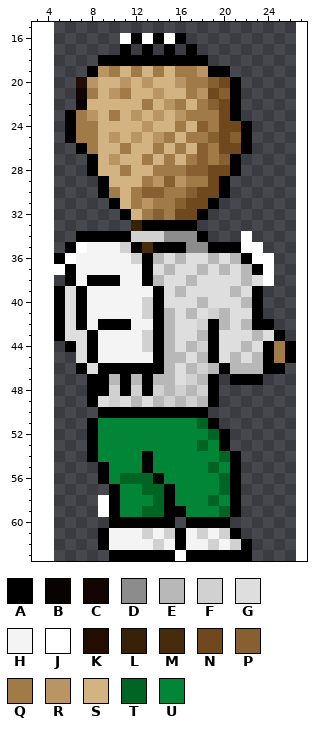
Pixel-art sprite, stored at public/img-lamigra/lino-2_06.png. The picture above was drawn from the file before the commit.
The file is 22x64 pixels. Colours within 5 levels of each other are drawn and written as one. Shown: x 3..27, y 15..63. The old version is drawn lined up with the new one, on the new canvas.
Palette (. is transparent): A #000000  B #070301  C #130501  D #8c8c8c  E #b8b8b8  F #d1d1d1  G #dedede  H #f4f4f4  J #ffffff  K #220e02  L #372107  M #462b0d  N #70481d  P #875f30  Q #a07a47  R #b99563  S #d4b383  T #006524  U #008636
Pixels before, first column x 5:
16 ......JAJAJA..........
17 ......A.A.A.A.........
18 ....AAAAAAAAAA........
19 ...ARQSQSQSQQRAA......
20 ..KRSSRSRSSRQQPNA.....
21 ..CQSRQSSRSSQRNPA.....
22 ..BSSSSSQSRQSQPNA.....
23 .AQRSQSRSRSRQQQNA.....
24 .AQQSSSSRSSQSPQNNA....
25 .AQQSRSRSRQSQQPNPA....
26 ..AQSSQSSQSQSPQNNA....
27 ...ASRSSQSQSQPQPA.....
28 ...ASSQSSQQQPPNNA.....
29 ....ASSSQRPRQQNA......
30 ....AQSQPPQQPNNA......
31 .....ASQRQQPNNA.......
32 ......ASQPQNNA........
33 .......LAAAAA.........
34 ..AAAAAFFFDDDA...J....
35 .AJHHHFAMAAADDAAAJJ...
36 AJHHHHHFAEGEGGEGEAJJ..
37 JAHHHHHHAGEGGEGEGEAJ..
38 .AHAAAHHAEGGEGGGGEGJ..
39 AGAHHHHHHAGEGGGGEGA...
40 AGAHHHHHFAGGGEGGGEA...
41 AGAHHHHHFAEGEGFEGGA...
42 AGAHAAAHHAEGGFAEGEAA..
43 AGGAHHHHFAEGGEAGGGEGA.
44 .AGAHHHHFAEGEFAGGEGAQA
45 ..GAHHHHHAEEGEAGEGEAQA
46 ..AGAAAAAAEGEFEAEEEAA.
47 ...AAEAEAEEGFEA.AAA...
48 ...AAFAFAFEFEFA.......
49 ...AGFGEGEFEFEA.......
50 ....AAAAAAAAAA........
51 ...AUUUUUUUUUTA.......
52 ...AUUUUUUUUUUTA......
53 ...AUUUUUUUUUTUA......
54 ...AUUUUAUUUUUUTA.....
55 ....AUUUAUUUUUTUA.....
56 ....AUTTTAUUUUUTA.....
57 .....AUUTTAUUUUTA.....
58 ....JAUUUTAUUUTUA.....
59 ....JAUUTTAAUUUTA.....
60 .....AAAAAA.AAAA......
61 ....AHHHFHFAHFHFA.....
62 ....AHHHHFHAHHFHFA....
63 .....AAAAAAJAAAAAA....
After the commit:
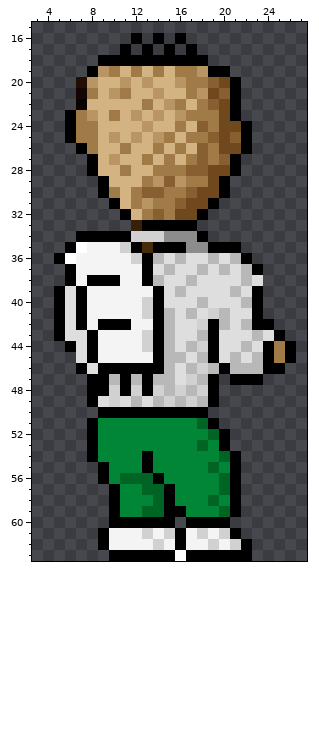
The exact change:
canvas 22x64 -> 32x64, the old top-left corner now at 5,0
Changed rows in their new state; - is an unchanged pixel.
first column x 11:
16 .-.-.
first column x 5:
34 -----------------.--
35 -----------------..-
36 ------------------..
37 .------------------.
38 -------------------.
first column x 9:
58 .
59 .
Where, in picture pixels (left, top, right, bottom), the same in both pictures:
erased: (120, 33, 175, 44)
erased: (241, 231, 274, 286)
erased: (54, 264, 65, 275)
erased: (98, 495, 109, 517)
